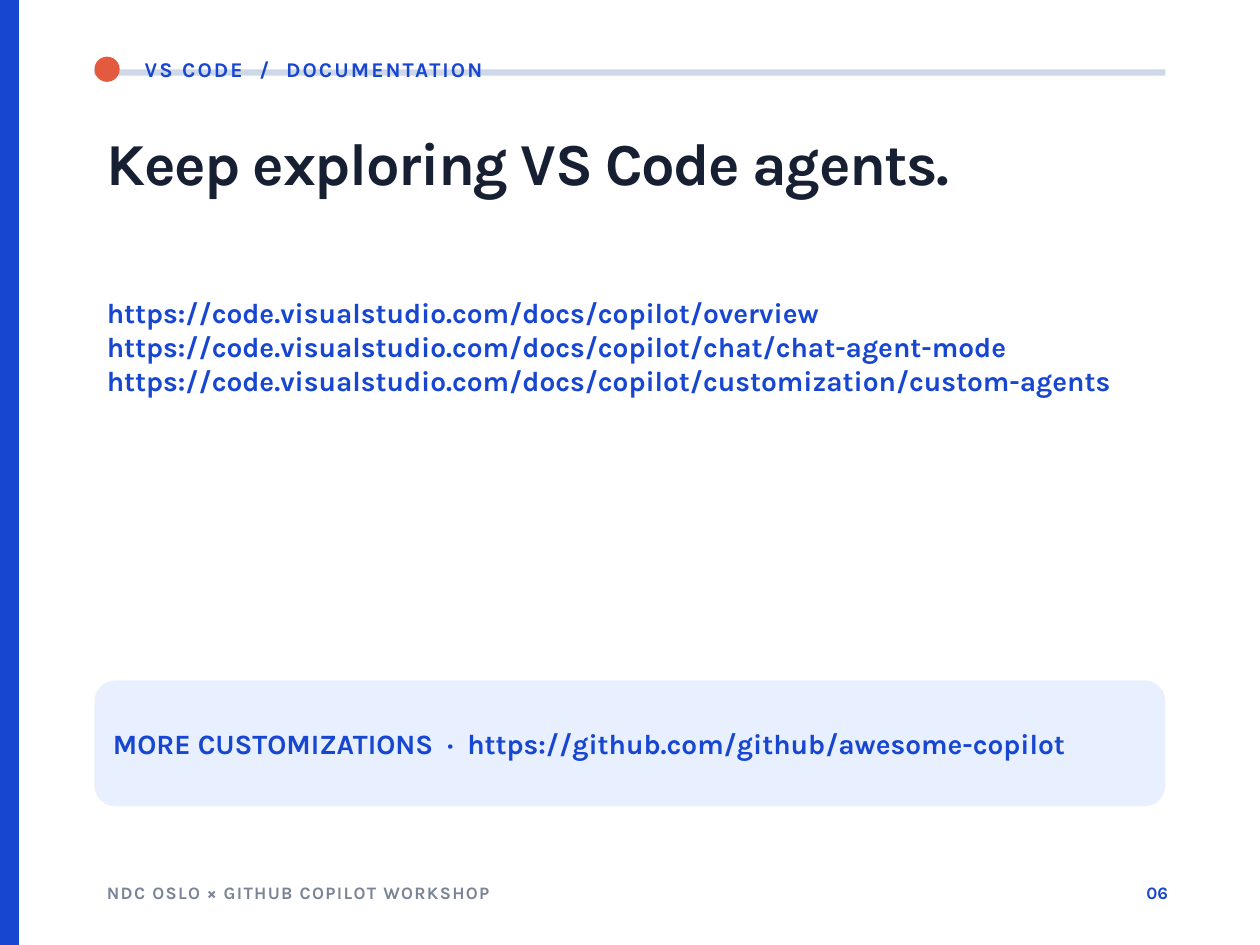
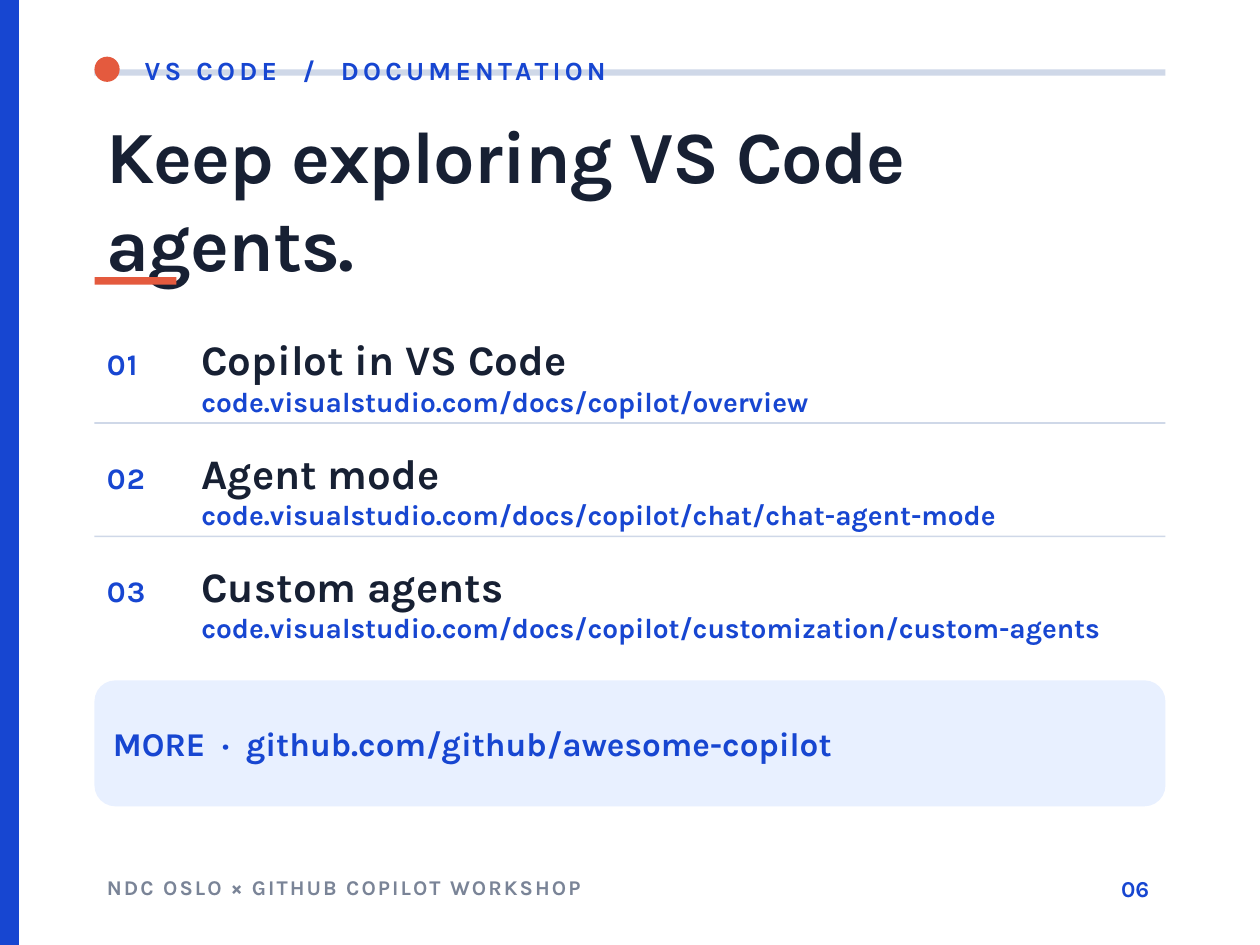
Before and after one commit to jamesmontemagno/ndc-oslo-copilot-workshop, a slide deck: slide 6 of NDC-Oslo-Copilot-Workshop.pptx. Drawn at 1260x945 pixels with LibreOffice and Linux fonts; fonts in the diff are those of the drawing. Boxes give left, top, right and bottom in pixels: in the first picture for what was removed or moved away, otherwise in the second. Text is boxed around its words. In the diff, an @@ line names an element or a change of style, - is before the commit and + after.

```diff
--- a/NDC-Oslo-Copilot-Workshop.pptx
+++ b/NDC-Oslo-Copilot-Workshop.pptx
@@ text "VS CODE / DOCUMENTATION" at bbox=[132, 48, 1077, 91]: size 12 to 15 pt, letter spacing 1.2 to 2.4 pt @@
@@ text "Keep exploring VS Code agents.": place and size @@
-text "Keep exploring VS Code agents." at bbox=[107, 142, 950, 199]
+text "Keep exploring VS Code agents." at bbox=[107, 130, 905, 289]
@@ text "Keep exploring VS Code agents." at bbox=[107, 130, 905, 289]: size 34 to 42 pt, letter spacing -0.8 to -0.6 pt @@
@@ rectangle added at bbox=[94, 277, 176, 285], fill #E45A3E @@
@@ text added at bbox=[107, 355, 137, 376], 17 pt, text #1746D1, bold @@
+01
@@ text at bbox=[201, 345, 808, 418]: text changed @@
-https://code.visualstudio.com/docs/copilot/overview
-https://code.visualstudio.com/docs/copilot/chat/chat-agent-mode
-https://code.visualstudio.com/docs/copilot/customization/custom-agents
+Copilot in VS Code
+code.visualstudio.com/docs/copilot/overview
@@ rectangle added at bbox=[94, 422, 1166, 423], fill #CFD8E8 @@
@@ text added at bbox=[107, 469, 145, 490], 17 pt, text #1746D1, bold @@
+02
@@ text added at bbox=[201, 460, 995, 532], 16 pt, text #1746D1, bold @@
+Agent mode
+code.visualstudio.com/docs/copilot/chat/chat-agent-mode
@@ rectangle added at bbox=[94, 536, 1166, 537], fill #CFD8E8 @@
@@ text added at bbox=[107, 582, 145, 603], 17 pt, text #1746D1, bold @@
+03
@@ text added at bbox=[201, 574, 1100, 645], 16 pt, text #1746D1, bold @@
+Custom agents
+code.visualstudio.com/docs/copilot/customization/custom-agents
@@ text in rounded rectangle at bbox=[113, 731, 832, 764]: text changed; size 16 to 19 pt @@
-MORE CUSTOMIZATIONS · https://github.com/github/awesome-copilot
+MORE · github.com/github/awesome-copilot
@@ text "NDC OSLO × GITHUB COPILOT ...": place and size @@
-text "NDC OSLO × GITHUB COPILOT ..." at bbox=[107, 887, 489, 899]
+text "NDC OSLO × GITHUB COPILOT ..." at bbox=[163, 881, 581, 895]
@@ text "NDC OSLO × GITHUB COPILOT ..." at bbox=[163, 881, 581, 895]: size 10 to 12 pt, letter spacing 0.8 to 1.2 pt @@
@@ text "06": place and size @@
-text "06" at bbox=[1146, 887, 1168, 900]
+text "06" at bbox=[1121, 882, 1149, 898]
@@ text "06" at bbox=[1121, 882, 1149, 898]: size 10 to 13 pt @@
```
Also in this commit, not shown: 8 other slides changed.
